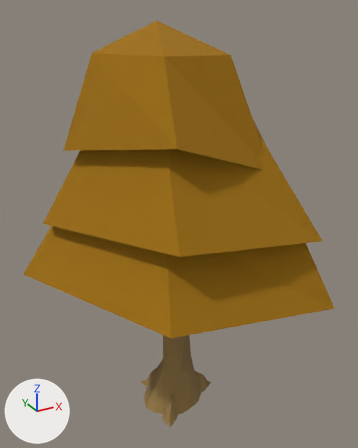
A saved change to the OBJ model public/models/trees/maple/maple.obj.
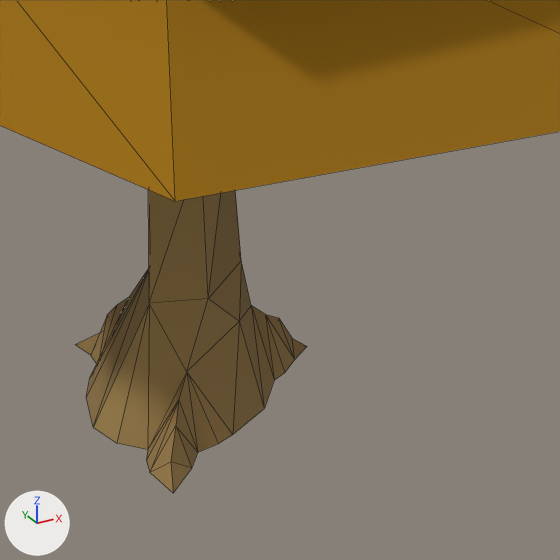
Each version appears first whole from a 50 mm camera at (-164.0, -304.0, 318.0) aimed at (8.0, 8.0, 163.0), and next in a close-up on the part from 33% to 81% of the width and 62% to 100% of the height. Arrows for +X, +Y and +Z are at lower left; the lights stay in place. The last two pictures show the newer version. The close-ups show mesh edges as thin lines. Where no turn or scale is listed for an object, it has been applied to the vertices.

Objects in the first close-up: 'Object Maple tree 2026-10-08_17-11-07'.
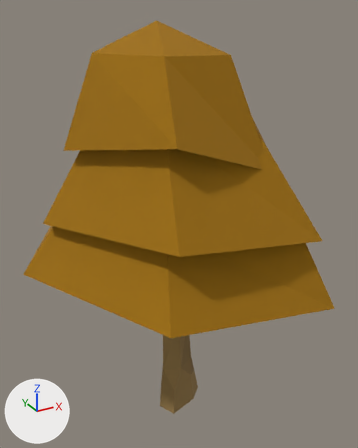
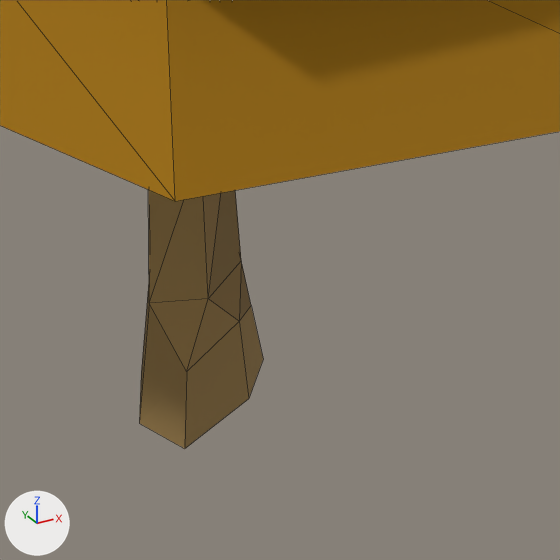
Commit message: Flat tree bases for all 6 trees (Model Man)

Edits to the bpy script that builds the scene:
```text
Change me_object_maple_tree_2026_10_08_17_11_07:
    used by ob_object_maple_tree_2026_10_08_17_11_07; location = (0.0, 0.0, 0.0)
    remove me_object_maple_tree_2026_10_08_17_11_07.from_pydata(...)  # 146 vertices, 221 faces; spans x -113.0..123.0, y -111.0..123.0, z 0.0..310.0
    add me_object_maple_tree_2026_10_08_17_11_07.from_pydata(...)  # 114 vertices, 174 faces; spans x -113.0..123.0, y -111.0..123.0, z 0.0..310.0
    me_object_maple_tree_2026_10_08_17_11_07 part 1
    34 vertices are removed from x -29.0..37.0, y -30.0..31.0, z 0.0..22.0
    54 faces are deleted
    4 vertices move from x -26.0..14.0, y -21.0..18.0, z 0.0 to x -18.0..7.0, y -18.0..12.0, z 0.0
    2 vertices are added at (24.0, 0.0, 0.0), (12.0, -11.0, 0.0)
    7 new faces join them, mat_c27 (brown #947847)
    remove me_object_maple_tree_2026_10_08_17_11_07.materials.append(mat_c1)  # brown #886e40
    remove me_object_maple_tree_2026_10_08_17_11_07.materials.append(mat_c4)  # brown #876c40
    remove me_object_maple_tree_2026_10_08_17_11_07.materials.append(mat_c6)  # brown #6a552e
    remove me_object_maple_tree_2026_10_08_17_11_07.materials.append(mat_c7)  # brown #67532e
    remove me_object_maple_tree_2026_10_08_17_11_07.materials.append(mat_c13)  # brown #776038
    remove me_object_maple_tree_2026_10_08_17_11_07.materials.append(mat_c19)  # brown #987a47
    remove me_object_maple_tree_2026_10_08_17_11_07.materials.append(mat_c20)  # brown #947747
    remove me_object_maple_tree_2026_10_08_17_11_07.materials.append(mat_c21)  # brown #9a7c49
    remove me_object_maple_tree_2026_10_08_17_11_07.materials.append(mat_c22)  # brown #9f824d
    remove me_object_maple_tree_2026_10_08_17_11_07.materials.append(mat_c23)  # brown #a0824d
    remove me_object_maple_tree_2026_10_08_17_11_07.materials.append(mat_c30)  # brown #84693d
    remove me_object_maple_tree_2026_10_08_17_11_07.materials.append(mat_c32)  # brown #886d40
    remove me_object_maple_tree_2026_10_08_17_11_07.materials.append(mat_c33)  # brown #896e42
    remove me_object_maple_tree_2026_10_08_17_11_07.materials.append(mat_c36)  # brown #765f38
    remove me_object_maple_tree_2026_10_08_17_11_07.materials.append(mat_c37)  # brown #705832
    remove me_object_maple_tree_2026_10_08_17_11_07.materials.append(mat_c38)  # brown #604d2a
    remove me_object_maple_tree_2026_10_08_17_11_07.materials.append(mat_c39)  # brown #5d4926
```

Pixel boxes [x1, y1, x2, y2] of what changed, in the close-ups (560 x 560 px):
'Object Maple tree 2026-10-08_17-11-07', reshaped: before [0, 0, 560, 493]; after [0, 0, 560, 449]
part 1 of me_object_maple_tree_2026_10_08_17_11_07, cut back: before [76, 268, 307, 493]; after [139, 286, 263, 449]
